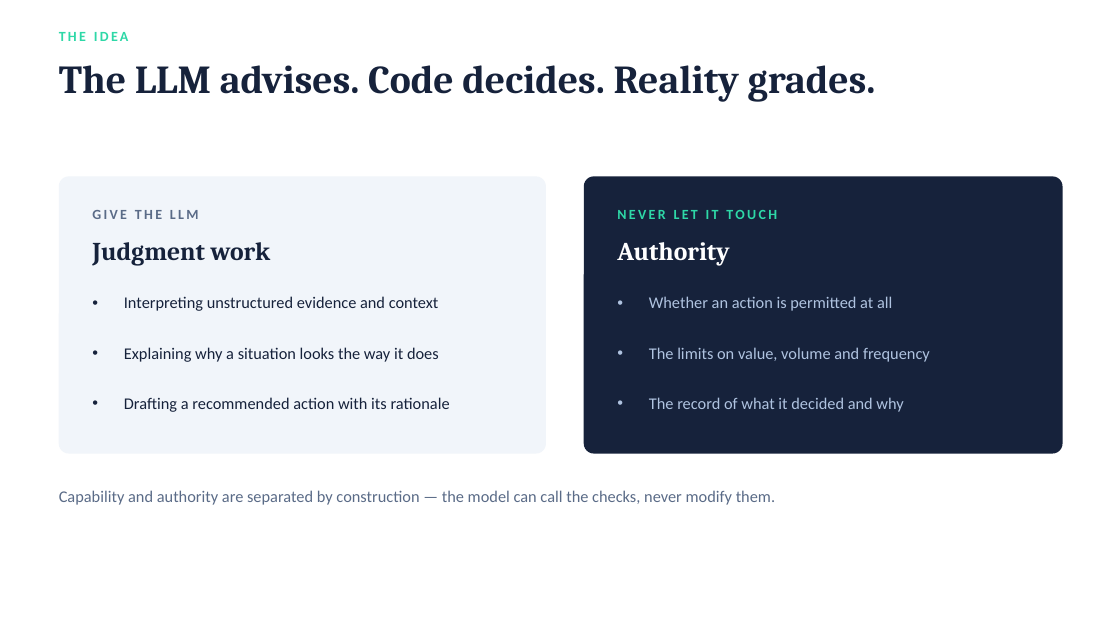
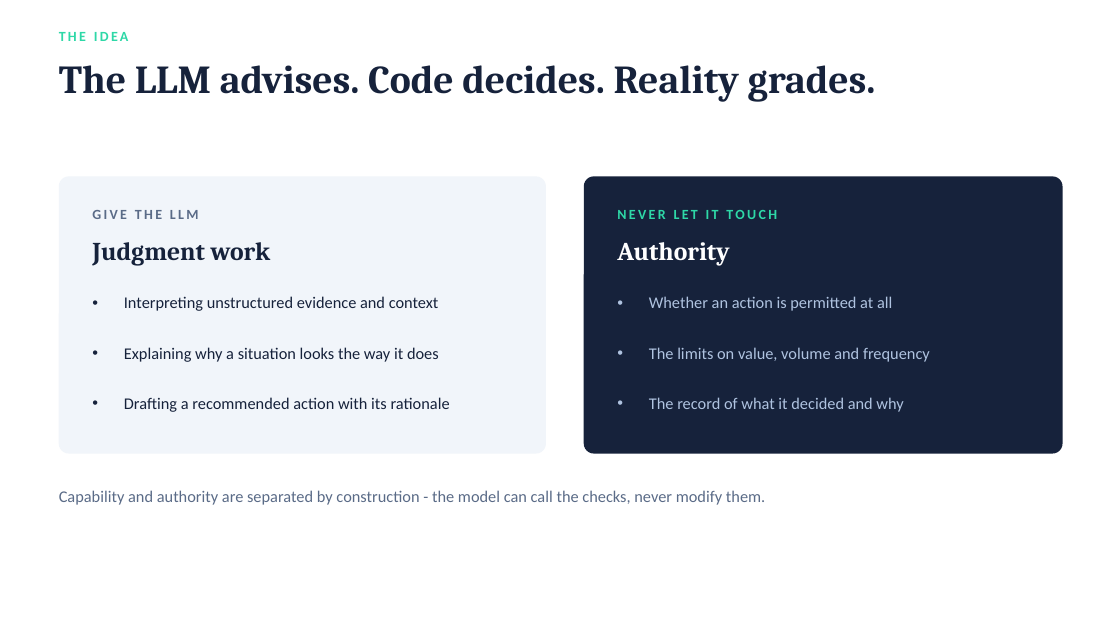
Before and after one commit to hasil7677/finLM, a slide deck: slide 4 of finLM_CodeStreet2026.pptx. Drawn at 1120x630 pixels with LibreOffice and Linux fonts; fonts in the diff are those of the drawing. Boxes give left, top, right and bottom in pixels: in the first picture for what was removed or moved away, otherwise in the second. Text is boxed around its words. In the diff, an @@ line names an element or a change of style, - is before the commit and + after.

```diff
--- a/finLM_CodeStreet2026.pptx
+++ b/finLM_CodeStreet2026.pptx
@@ text at box(59, 490, 765, 505): text changed @@
-Capability and authority are separated by construction — the model can call the checks, never modify them.
+Capability and authority are separated by construction - the model can call the checks, never modify them.
```
Also in this commit, not shown: 10 other slides changed, 42 other files.
